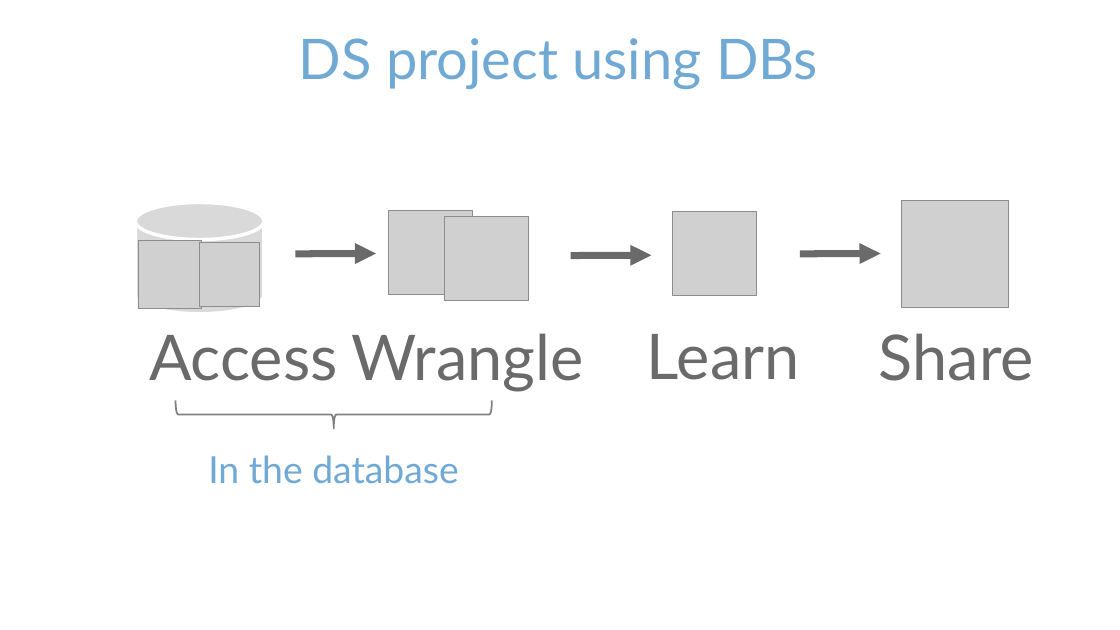
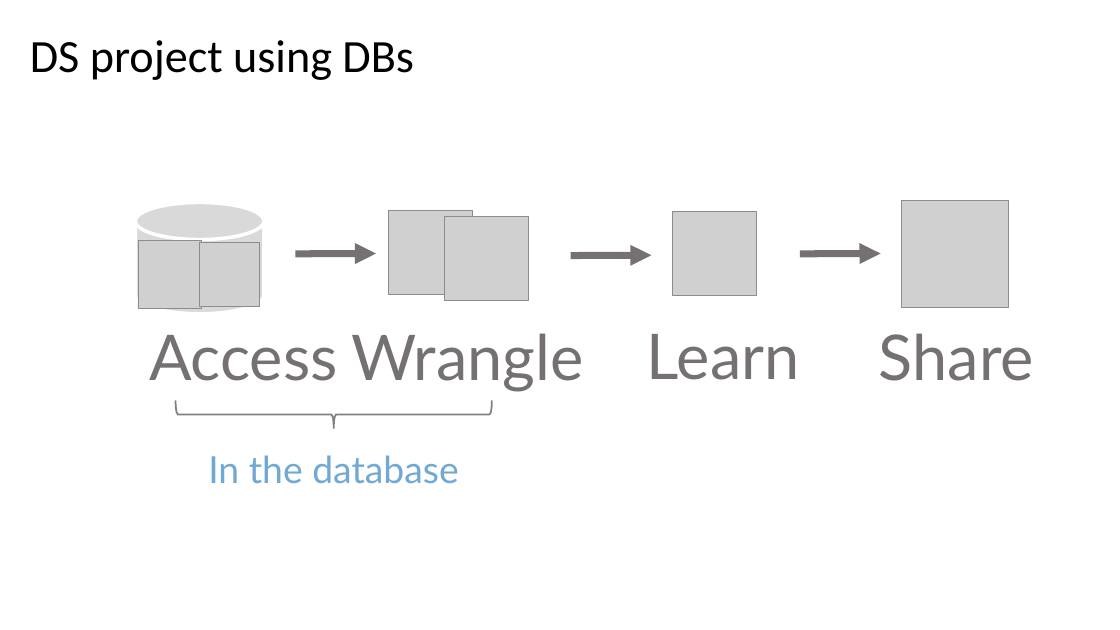
Before and after one commit to blairj09/odbc-webinar, a slide deck: slide 18 of odbc-with-r-overview.pptx. Drawn at 1120x630 pixels with LibreOffice and Linux fonts; fonts in the diff are those of the drawing; grey boxes stand for pictures; background and template pictures are left out. Boxes give left, top, right and bottom in pixels: in the first picture for what was removed or moved away, otherwise in the second. Text is boxed around its words. In the diff, an @@ line names an element or a change of style, - is before the commit and + after.

Commit message:
Update slide deck theme

```diff
--- a/odbc-with-r-overview.pptx
+++ b/odbc-with-r-overview.pptx
@@ title "DS project using DBs" at bbox=[30, 40, 414, 80]: size 48 to 39.6 pt, font Lato to Calibri, text colour #71A9D5 to #000000; alignment centre to left; line spacing 1 to 0.9 @@
```
Also in this commit, not shown: 24 other slides changed.
